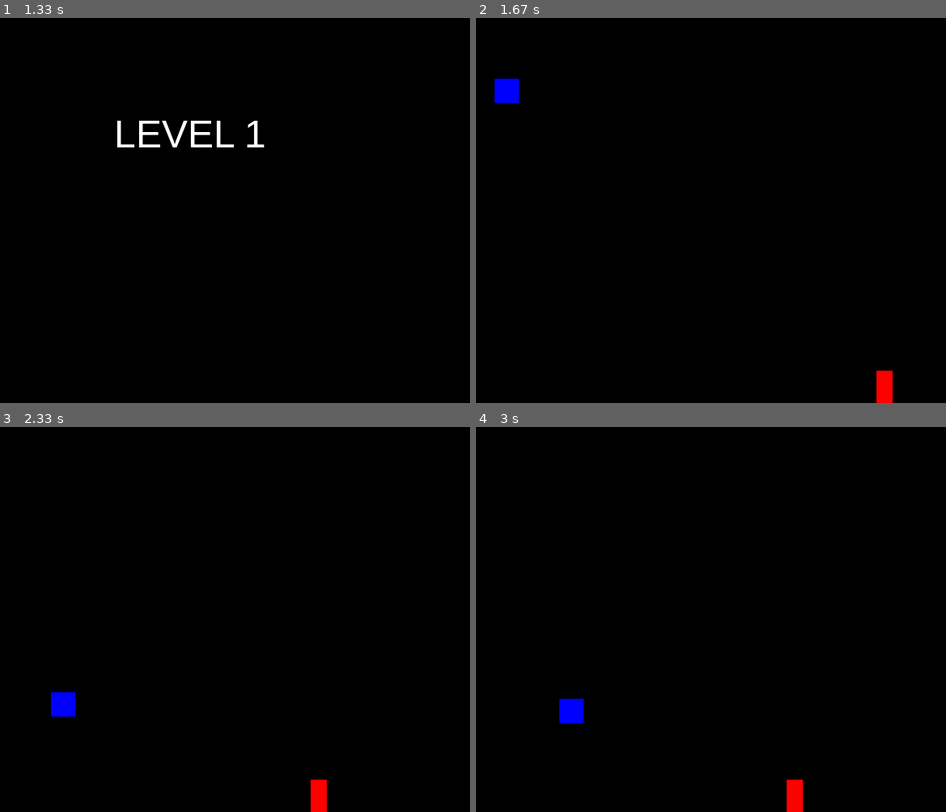
Above: before the commit, frames 1-4 (two rows, left to right).
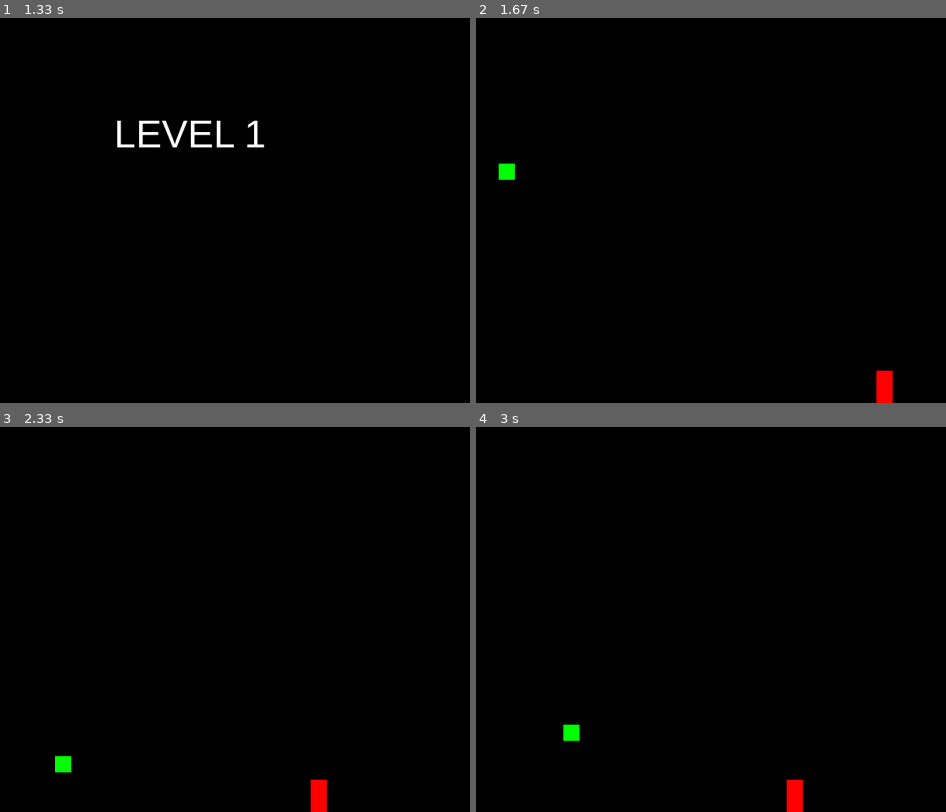
Above: after the commit, the same moments.

Repository: ratchek/bubble-trouble-pygame
Game: pygame game, started from src/game.py
Same seed, same stepped clock (60 frames per second), same inputs: the game is played once before the commit and once after it.
Inputs:
- Up to frame 1 (1.33 s): tap Enter at 0.33 s; hold Right from 1.17 s (still down)
- Up to frame 2 (1.67 s): release Right at 1.63 s
- Up to frame 3 (2.33 s): hold Left 1.67-2.2 s; hold Left from 2.23 s (still down)
- Up to frame 4 (3 s): release Left at 2.63 s; hold Right from 2.67 s (still down)

Frame 1 is identical in both runs. In frame 2, 0.5% of the frame differs, in the area x 3-10%, y 15-43%; in frame 3, 0.5%; in frame 4, 0.5%.

Commit message:
Add multi-level support and win condition + splash screen

Diff:
--- a/src/game.py
+++ b/src/game.py
@@ -3,7 +3,7 @@
 from settings import *
 from player import Player
 from bubble import Bubble
-from levels import LEVELS
+from levels import LEVELS, NO_OF_LEVELS
 from screen import *
 
 class Game:
@@ -25,7 +25,8 @@
         # reposition player
         self.harpoons = pygame.sprite.Group()
         self.bubbles = pygame.sprite.Group()
-        self.load_level(0)
+        self.current_level = 0
+        self.load_level(self.current_level)
 
         self.run()
 
@@ -77,9 +78,6 @@
 
     def update(self):
         # all the updates
-        hits = pygame.sprite.spritecollide(self.player, self.bubbles, False)
-        if hits:
-            self.game_over()
         hits = pygame.sprite.groupcollide(self.bubbles, self.harpoons, True, True)
         if hits:
             for bubble in hits:
@@ -88,6 +86,19 @@
                     bubble_two = Bubble(bubble.rect.x, bubble.rect.y, bubble.stage - 1, bubble.color, bubble.speed_x * -1, BUBBLE_HARPOON_SPEED_BOOST)
                     self.all_sprites.add(bubble_one, bubble_two)
                     self.bubbles.add(bubble_one, bubble_two)
+        # If you killed all the bubbles
+        if not self.bubbles:
+            pygame.time.wait(int(AFTER_LVL_CLEARED_PAUSE * 1000))
+            self.current_level += 1
+            if self.current_level >= NO_OF_LEVELS:
+                self.winner()
+            else:
+                self.load_level(self.current_level)
+
+        hits = pygame.sprite.spritecollide(self.player, self.bubbles, False)
+        if hits:
+            self.game_over()
+
         # I want update to happen at the end so that the "hit" is drawn before the game freezes
         # Otherwise it'll look like you died before you actually got hit.
         self.all_sprites.update()
@@ -100,9 +111,14 @@
         self.playing = False
 
     def died_animation(self):
-        pygame.time.wait(AFTER_DEATH_PAUSE * 1000)
+        pygame.time.wait(int(AFTER_DEATH_PAUSE * 1000))
         show_go_screen(game)
 
+    def winner(self):
+        show_winner_screen(game)
+        for sprite in self.all_sprites:
+            sprite.kill()
+        self.playing = False
 
 
 game = Game()
--- a/src/levels.py
+++ b/src/levels.py
@@ -1,6 +1,23 @@
 from settings import *
 
 LEVELS = [
+            {
+            "bubbles":[
+                        {
+                        "x": WIDTH/5,
+                        "y": 160,
+                        "stage": 1,
+                        "color": GREEN,
+                        "speed_x": BUBBLE_HORIZONTAL_SPEED,
+                        "speed_y": 0,
+                        },
+                    ],
+            "player":{
+                        "x": 4 * WIDTH /5 ,
+                        "y": HEIGHT,
+                     },
+            },
+
             {
             "bubbles":[
                         {
@@ -15,8 +32,8 @@
             "player":{
                         "x": 4 * WIDTH /5 ,
                         "y": HEIGHT,
-                     }
-            }
+                     },
+            },
         ]
 
 NO_OF_LEVELS = len(LEVELS)
--- a/src/screen.py
+++ b/src/screen.py
@@ -25,7 +25,16 @@
     game.screen.fill(BG_COLOR)
     draw_text(game, "LEVEL " + str(level + 1), 48, WHITE, WIDTH / 2, HEIGHT / 4)
     pygame.display.flip()
-    pygame.time.wait(LEVEL_SCREEN_PAUSE * 1000)
+    pygame.time.wait(int(LEVEL_SCREEN_PAUSE * 1000))
+
+def show_winner_screen(game):
+    game.screen.fill(BG_COLOR)
+    draw_text(game, "CONGRATULATIONS!" , 48, WHITE, WIDTH / 2, HEIGHT / 4)
+    draw_text(game, "You won!!!" ,  22, WHITE, WIDTH / 2, HEIGHT / 2)
+    draw_text(game, "Press a key to play again", 22, WHITE, WIDTH / 2, HEIGHT * 3 / 4)
+    pygame.display.flip()
+    wait_for_key(game)
+
 
 def wait_for_key(game):
     waiting = True
--- a/src/settings.py
+++ b/src/settings.py
@@ -35,5 +35,7 @@
 FONT = pygame.font.match_font(FONT_NAME)
 # How long to wait between levels. In seconds
 LEVEL_SCREEN_PAUSE = 1
-# How long to wait between levels. In seconds
+# How long to wait after death. In seconds
 AFTER_DEATH_PAUSE = 1
+# How long to wait after level cleared. In seconds
+AFTER_LVL_CLEARED_PAUSE = 0.5
